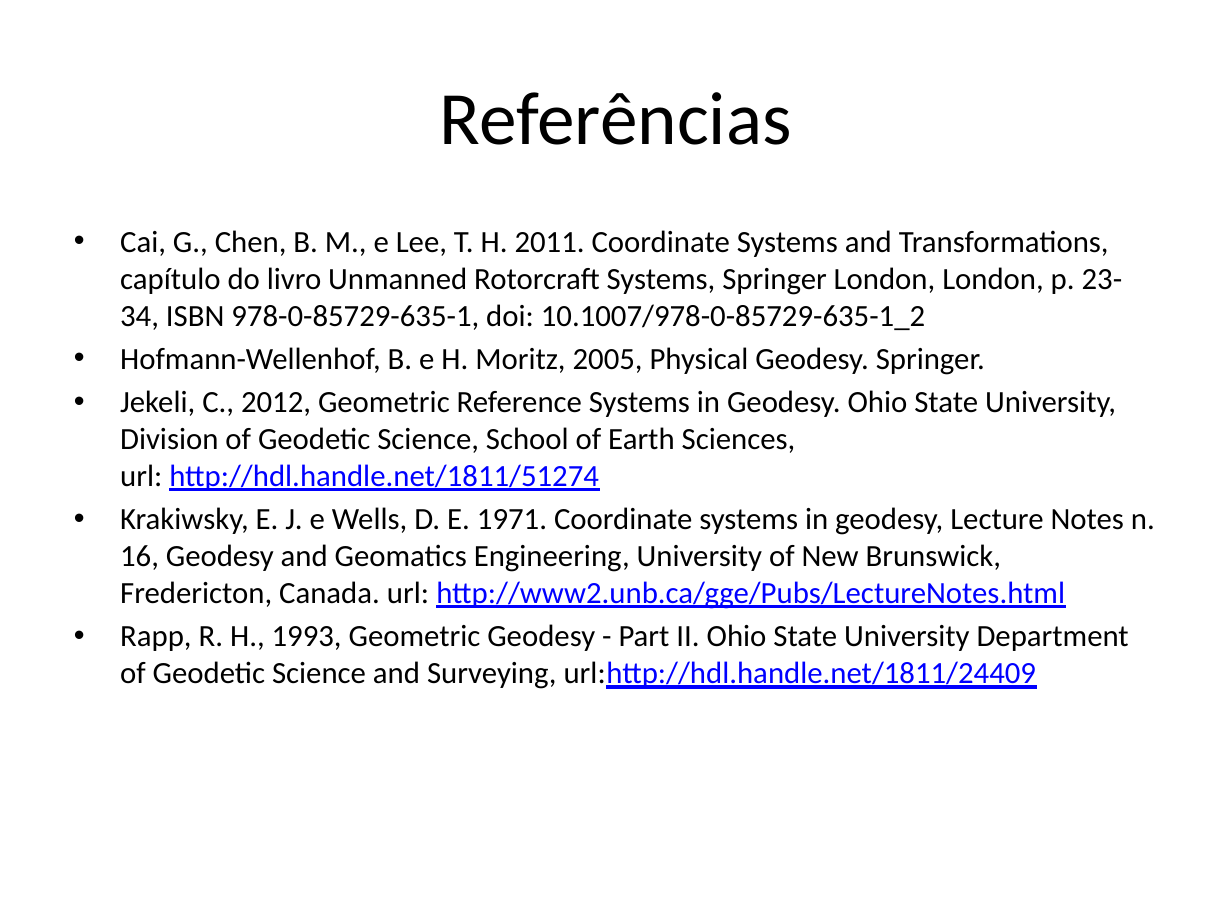
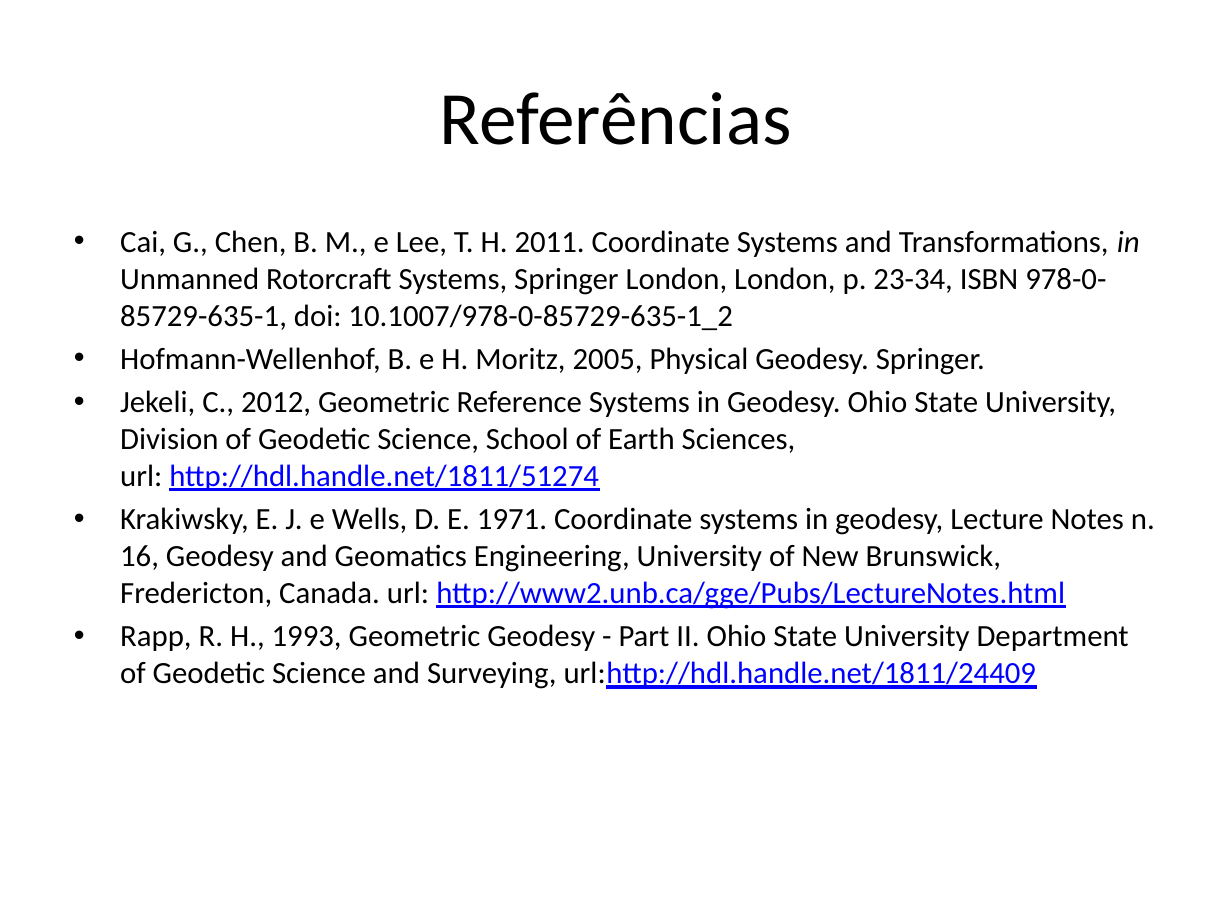
Before and after one commit to pinga-lab/CE-VII-SimBGf-2016, a slide deck: slide 39 of slides/3_sistemas_coordenadas.pptx. Drawn at 1232x924 pixels with LibreOffice and Linux fonts; fonts in the diff are those of the drawing. Boxes give left, top, right and bottom in pixels: in the first picture for what was removed or moved away, otherwise in the second. Text is boxed around its words. In the diff, an @@ line names an element or a change of style, - is before the commit and + after.

```diff
--- a/slides/3_sistemas_coordenadas.pptx
+++ b/slides/3_sistemas_coordenadas.pptx
@@ text at box(120, 230, 1140, 330): text changed @@
-• Cai, G., Chen, B. M., e Lee, T. H. 2011. Coordinate Systems and Transformations, capítulo do livro Unmanned Rotorcraft Systems, Springer London, London, p. 23-34, ISBN 978-0-85729-635-1, doi: 10.1007/978-0-85729-635-1_2
+• Cai, G., Chen, B. M., e Lee, T. H. 2011. Coordinate Systems and Transformations, in Unmanned Rotorcraft Systems, Springer London, London, p. 23-34, ISBN 978-0-85729-635-1, doi: 10.1007/978-0-85729-635-1_2
```
Also in this commit, not shown: 2 other files.
